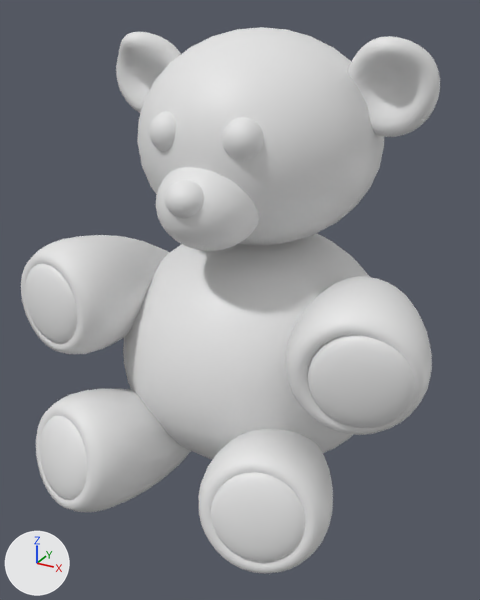
A saved change to the FBX model Assets/Graphs/3D/teddy bear.fbx.
Camera for both pictures: a camera (50 mm lens) standing at (2.52, -4.93, 3.89) and looking at (0.04, -0.41, 1.63). The lights are fixed; the arrows at lower left show +X, +Y and +Z. Where no turn or scale is listed for an object, it has been applied to the vertices.

Objects in the first picture: 'Teddy Bear'.
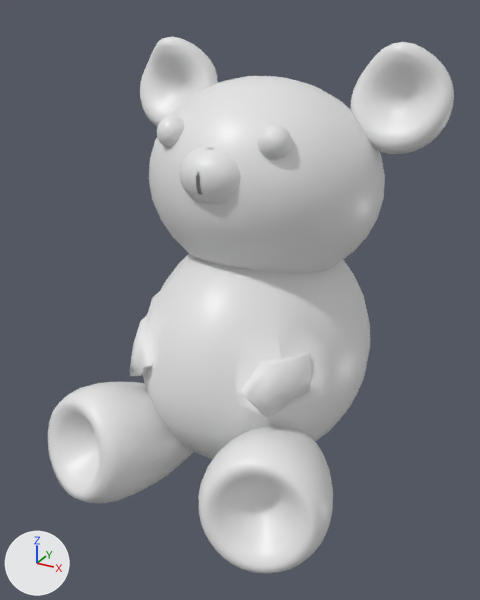
Diff of the bpy script that builds the scene:
```diff
--- a/Assets/Graphs/3D/teddy bear.fbx.py
+++ b/Assets/Graphs/3D/teddy bear.fbx.py
@@ mat_material_005 @@
+mat_material_005 = principled_material('Material.005')
+mat_material_005.base_color = (0.8, 0.8, 0.8)  # white #e7e7e7
+mat_material_005.roughness = 0.4
@@ me_sphere_000 @@
 # used by ob_teddy_bear; location = (0.006, -1.118, 2.658)
-me_sphere_000.from_pydata(...)  # 7712 vertices, 8192 faces; spans x -1.73..1.77, y -0.77..2.38, z -2.71..1.09
-me_sphere_000.materials.append(mat_nose)  # white #e7e7e7
-me_sphere_000.materials.append(mat_material_003)  # white #e7e7e7
-me_sphere_000.materials.append(mat_material_001)  # white #e7e7e7
-me_sphere_000.materials.append(mat_eyes)  # white #e7e7e7
+me_sphere_000.from_pydata(...)  # 4485 vertices, 4746 faces; spans x -1.43..1.43, y -0.66..2.38, z -2.7..1.0
+# me_sphere_000 part 1: the loose piece of 482 vertices spanning x -1.42..-0.72, y 0.85..1.29, z 0.35..1.05 is turned -20 degrees about the x axis through its middle and scaled by 1.14, then moved by (2.1, 0.35, -0.12), in mat_material_005 (white #e7e7e7)
+# me_sphere_000 part 2: the loose piece of 482 vertices spanning x 0.7..1.4, y 0.85..1.29, z 0.35..1.05 is multiplied about its middle by the matrix ((-1.137, -0.006, 0.014), (-0.001, 1.069, 0.389), (0.015, -0.389, 1.069)), then moved by (-2.08, 0.35, -0.12), in mat_material_005 (white #e7e7e7)
+# me_sphere_000 part 3: the loose piece of 482 vertices spanning x -1.3..-0.25, y -0.77..0.85, z -2.71..-1.67 is moved by (0.03, 0.11, 0.02), in mat_material_005 (white #e7e7e7)
+# me_sphere_000 part 4: the loose piece of 482 vertices spanning x -1.26..1.24, y -0.12..2.38, z -2.64..-0.51 is rebuilt with 566 vertices and now spans x -1.0..1.0, y -0.12..2.38, z -2.64..-0.51, in mat_material_005 (white #e7e7e7)
+# me_sphere_000 part 5: the loose piece of 482 vertices spanning x -1.01..0.99, y 0.12..2.12, z -0.61..1.09 is rebuilt with 484 vertices and now spans x -1.0..1.0, y 0.24..2.2, z -1.0..0.73, in mat_material_005 (white #e7e7e7)
+# me_sphere_000 part 6: a new loose piece of 543 vertices spanning x -0.28..0.28, y 0.14..0.65, z -0.15..0.31, in mat_material_005 (white #e7e7e7)
+# me_sphere_000 part 7: 7 loose pieces with 3374 vertices, spanning x -1.73..1.77, y -0.76..1.42, z -2.45..0.14, are deleted
+# me_sphere_000 part 8: 1444 vertices removed from x -0.45..0.46, y -0.1..0.7, z -0.45..0.55; 962 vertices added at x -0.56..0.56, y 0.36..0.6, z 0.23..0.48
+me_sphere_000.materials.append(mat_material_005)  # white #e7e7e7
```

Location of each change, [x1, y1, x2, y2] in pixels of the pictures (480 x 600 px; the box of a moved part takes in the faces that stretch with it):
'Teddy Bear', reshaped
    before: [21, 27, 440, 574]
    after: [48, 37, 454, 574]
part 1 of me_sphere_000, moved or reshaped
    before: [116, 32, 181, 113]
    after: [350, 42, 454, 154]
part 2 of me_sphere_000, moved or reshaped
    before: [348, 36, 440, 137]
    after: [140, 37, 218, 127]
part 3 of me_sphere_000, moved or reshaped
    before: [36, 389, 191, 512]
    after: [48, 382, 194, 503]
part 4 of me_sphere_000, rebuilt
    before: [123, 234, 370, 460]
    after: [130, 253, 370, 460]
part 5 of me_sphere_000, rebuilt (9% shorter)
    before: [137, 27, 384, 245]
    after: [149, 76, 385, 274]
part 6 of me_sphere_000, added
    after: [179, 147, 241, 204]
part 7 of me_sphere_000, deleted
    before: [21, 180, 432, 563]
part 8 of me_sphere_000, moved or reshaped
    before: [149, 111, 263, 251]
    after: [157, 116, 292, 160]
